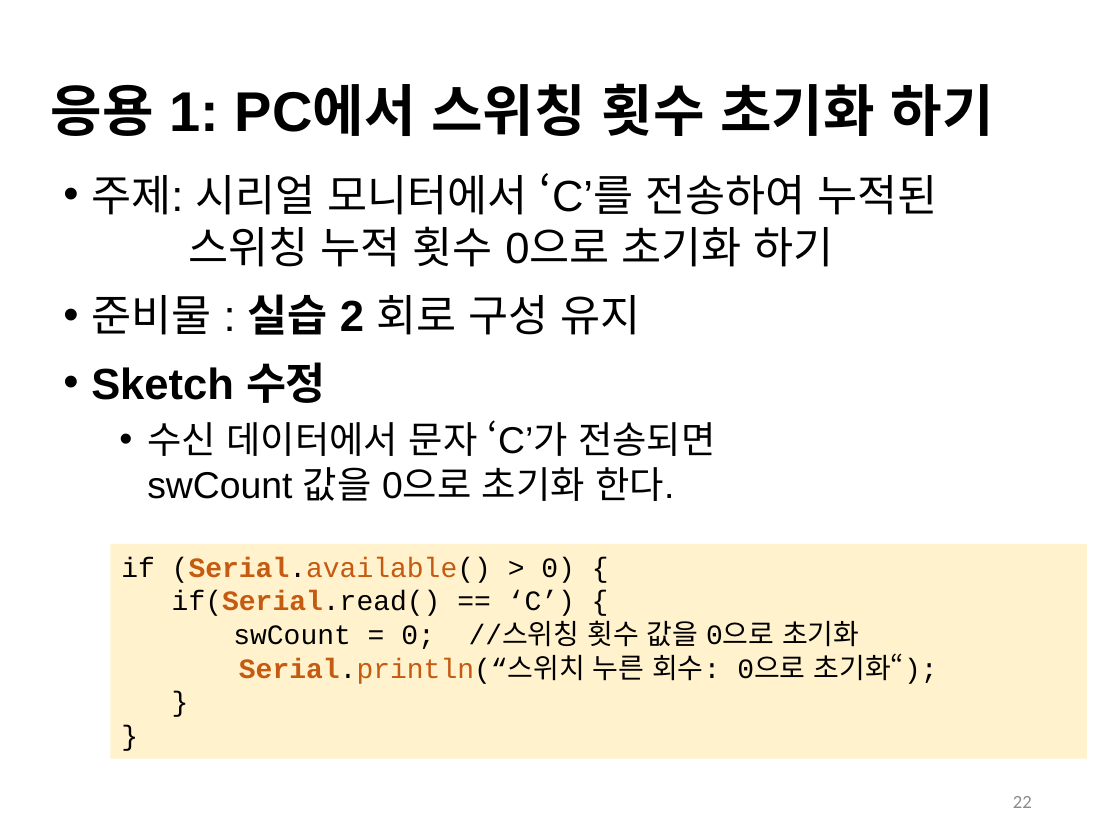
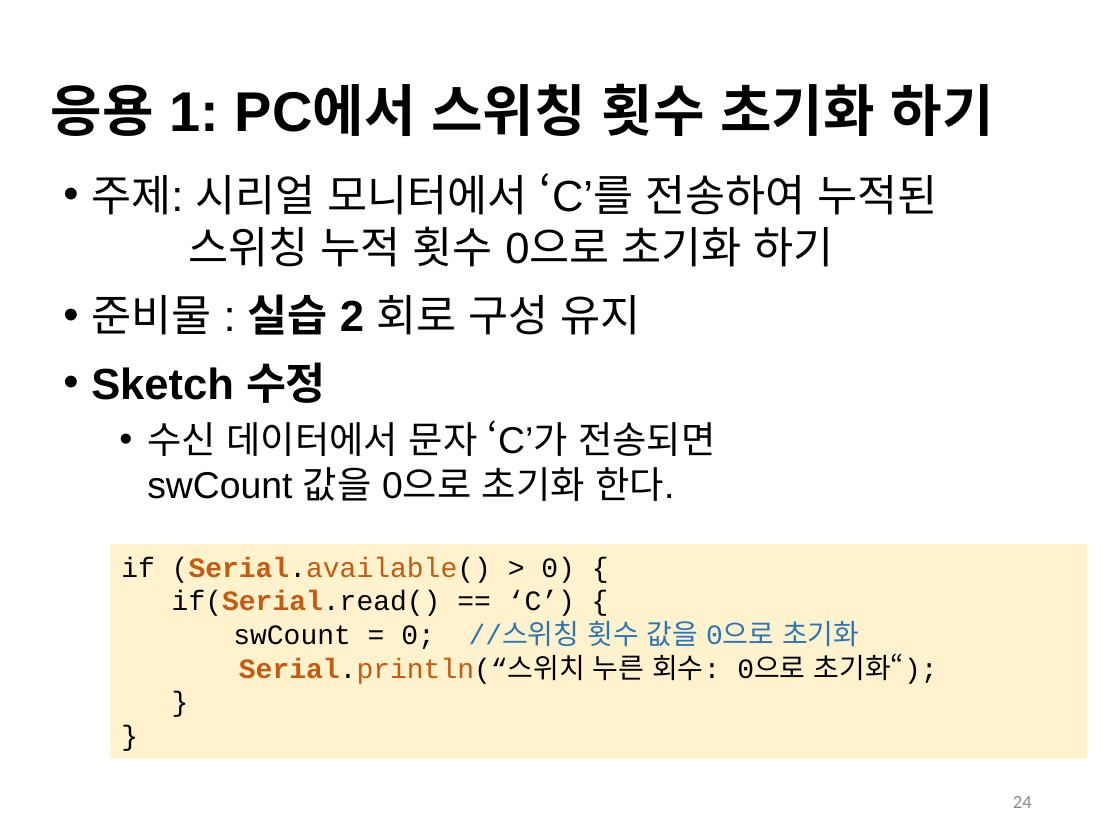
Before and after one commit to iot2019/Week05, a slide deck: slide 24 of Week05.pptx (slide 22 before the commit). Drawn at 1120x840 pixels with LibreOffice and Linux fonts; fonts in the diff are those of the drawing. Boxes give left, top, right and bottom in pixels: in the first picture for what was removed or moved away, otherwise in the second. Text is boxed around its words. In the diff, an @@ line names an element or a change of style, - is before the commit and + after.

```diff
--- a/Week05.pptx
+++ b/Week05.pptx
@@ text in rectangle at <box>233,620,859,649</box>: text colour #000000 to #2E75B6 in "//스위칭 횟수 값을 0으로 초기화" @@
@@ page number at <box>1013,796,1032,808</box>: text changed @@
-22
+24
```
Also in this commit, not shown: 4 other slides changed, 5 slides added.
